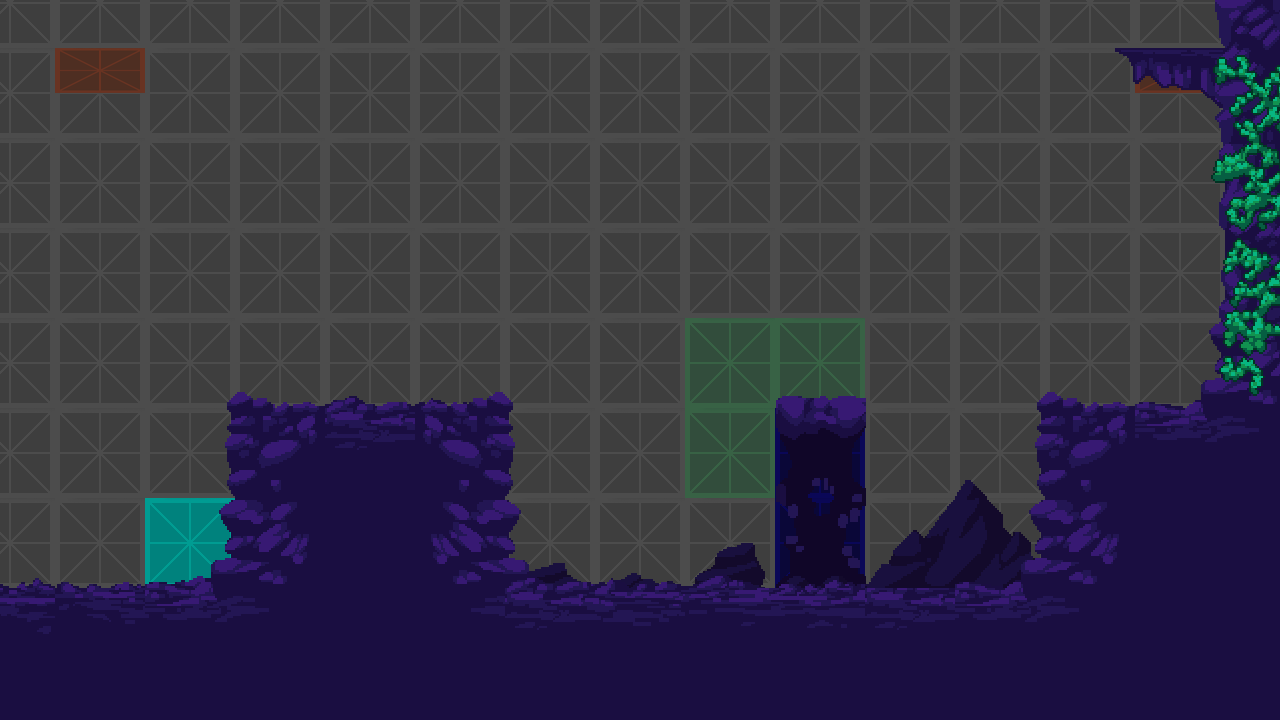
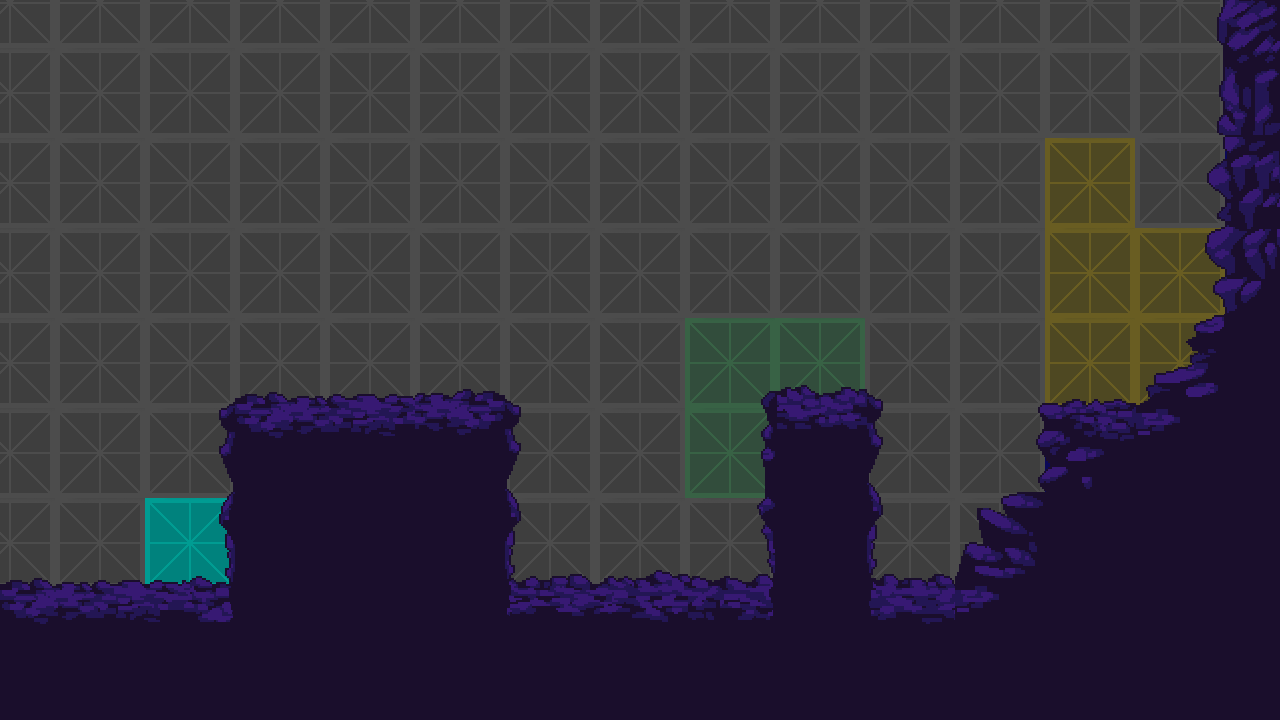
The second 1280px x 720px image is a revision of the first. Changes to its layers:
removed group "Tilemap" (41 layers) over [left=0, top=0, right=1280, bottom=720]
removed group "Sprites" (22 layers) from group "Tilemap" over [left=0, top=0, right=1280, bottom=678]
removed layer "floortype1_1_5" (2nd of 4, in "Tilemap" › "Sprites") from group "Sprites" over [left=955, top=498, right=1135, bottom=678]
removed layer "rock_type1_3" from group "Sprites" over [left=781, top=480, right=1039, bottom=588]
removed layer "floortype1_1_5" (3rd of 4, in "Tilemap" › "Sprites") from group "Sprites" over [left=415, top=498, right=595, bottom=678]
removed layer "floortype1_1_5" (4th of 4, in "Tilemap" › "Sprites") from group "Sprites" over [left=145, top=498, right=325, bottom=678]
removed group "Platafromas_fijas" (2 layers) from group "Sprites" over [left=698, top=48, right=1225, bottom=672]
removed layer "platform_type2_3" from group "Platafromas_fijas" over [left=698, top=396, right=942, bottom=672]
removed layer "Azulmorao" from group "Tilemap" over [left=0, top=480, right=1280, bottom=720]
hid group "1x0.5" (1st of 2, in "Plataformas" › "Fija") (11 layers) over [left=55, top=48, right=1225, bottom=108]
added group "Terreno" with 11 layers in group "Plataformas" over [left=0, top=0, right=1280, bottom=720]
added layer "Capa 9" in group "Terreno" over [left=1043, top=0, right=1280, bottom=720]
added layer "Capa 11" in group "Terreno" over [left=219, top=392, right=415, bottom=670]
added layer "Capa 10" in group "Terreno" over [left=757, top=385, right=883, bottom=661]
added layer "Capa 4" in group "Terreno" over [left=720, top=574, right=1080, bottom=720]
added layer "Capa 3" in group "Terreno" over [left=360, top=570, right=720, bottom=720]
added layer "Capa 2" in group "Terreno" over [left=0, top=576, right=360, bottom=720]
showed group "Paredes" (35 layers) over [left=0, top=0, right=1225, bottom=588]
…and 22 more changes (5 added, 16 removed, 1 visibility)
